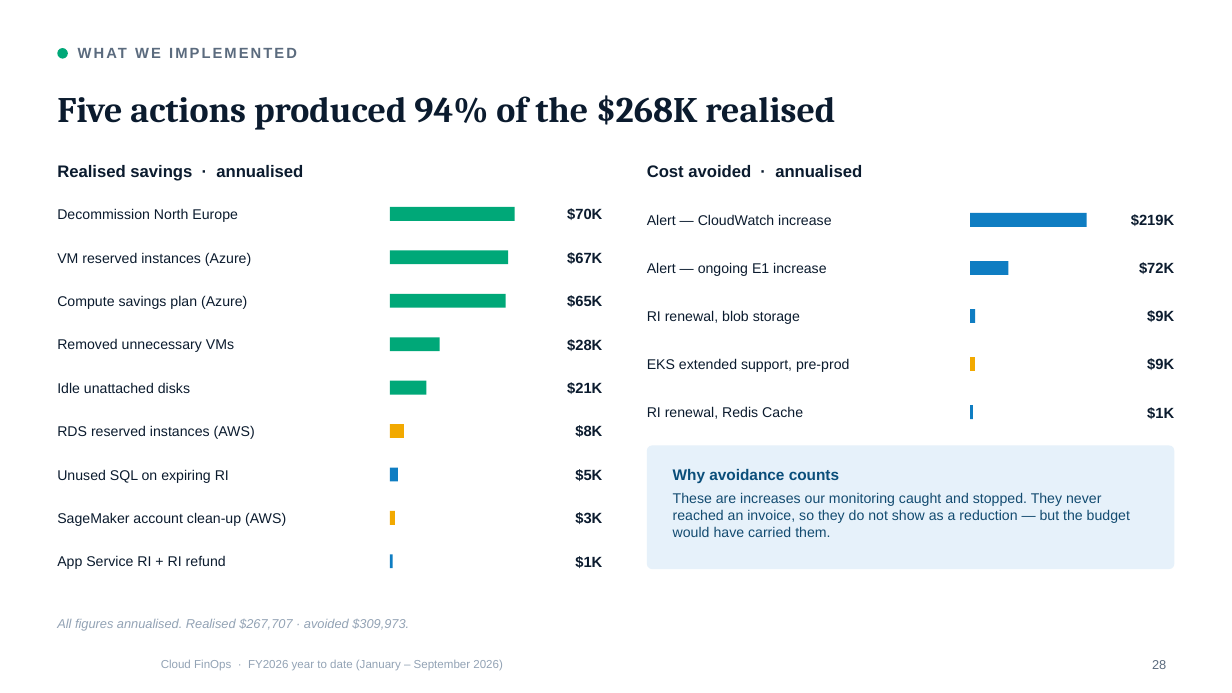
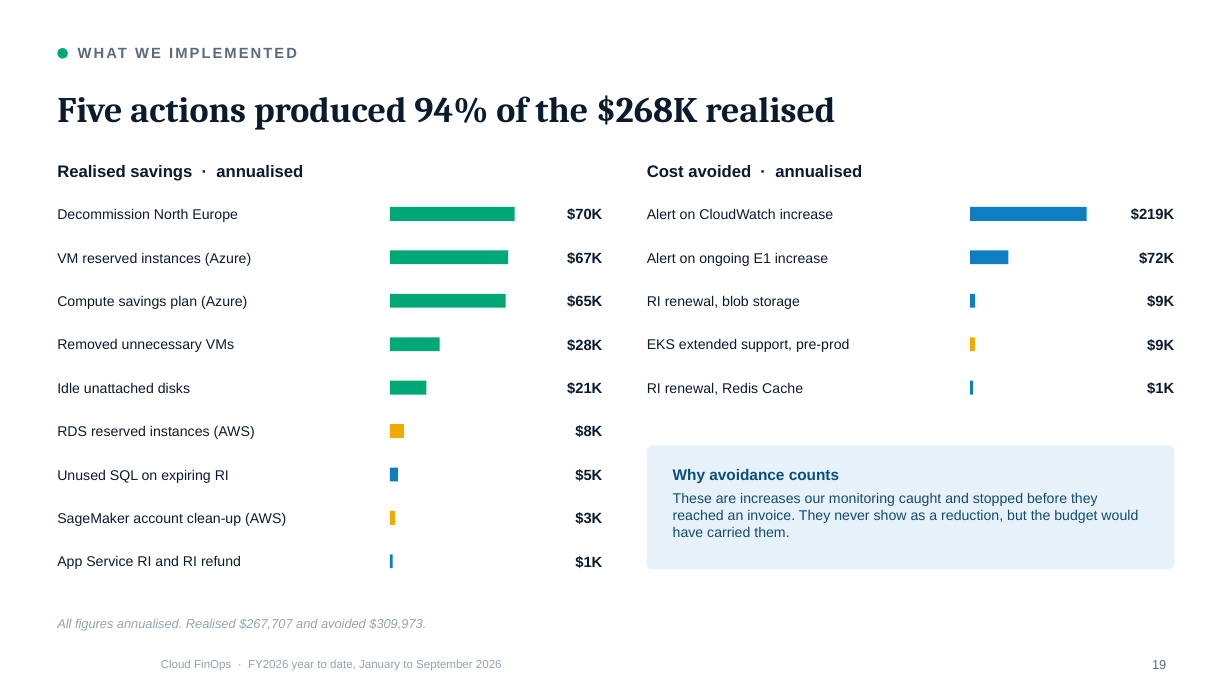
Before and after one commit to arielga5-code/Finops, a slide deck: slide 19 of presentations/Cloud_FinOps_Harel_FY2026_September.pptx (slide 28 before the commit). Drawn at 1232x693 pixels with LibreOffice and Linux fonts; fonts in the diff are those of the drawing; background and template pictures are left out. Boxes give left, top, right and bottom in pixels: in the first picture for what was removed or moved away, otherwise in the second. Text is boxed around its words. In the diff, an @@ line names an element or a change of style, - is before the commit and + after.

```diff
--- a/presentations/Cloud_FinOps_Harel_FY2026_September.pptx
+++ b/presentations/Cloud_FinOps_Harel_FY2026_September.pptx
@@ text at <box>647,208,833,219</box>: text changed @@
-Alert — CloudWatch increase
+Alert on CloudWatch increase
@@ rectangle: place and size @@
-rectangle at <box>970,213,1087,227</box>
+rectangle at <box>970,207,1087,221</box>
@@ text "$219K": place and size @@
-text "$219K" at <box>1131,214,1175,226</box>
+text "$219K" at <box>1131,208,1175,220</box>
@@ text "$72K": place and size @@
-text "$72K" at <box>1139,262,1174,274</box>
+text "$72K" at <box>1139,252,1174,264</box>
@@ text at <box>647,252,828,266</box>: text changed @@
-Alert — ongoing E1 increase
+Alert on ongoing E1 increase
@@ rectangle: place and size @@
-rectangle at <box>970,262,1008,275</box>
+rectangle at <box>970,250,1008,264</box>
@@ text "RI renewal, blob storage": place and size @@
-text "RI renewal, blob storage" at <box>647,310,800,324</box>
+text "RI renewal, blob storage" at <box>647,295,800,309</box>
@@ rectangle: place and size @@
-rectangle at <box>970,310,975,323</box>
+rectangle at <box>970,294,975,308</box>
@@ text "$9K": place and size @@
-text "$9K" at <box>1147,310,1174,322</box>
+text "$9K" at <box>1147,295,1174,307</box>
@@ text "EKS extended support, pre-prod": place and size @@
-text "EKS extended support, pre-prod" at <box>647,358,849,372</box>
+text "EKS extended support, pre-prod" at <box>647,338,849,352</box>
@@ text "$9K": place and size @@
-text "$9K" at <box>1147,358,1174,370</box>
+text "$9K" at <box>1147,339,1174,351</box>
@@ rectangle: place and size @@
-rectangle at <box>970,358,975,372</box>
+rectangle at <box>970,337,975,351</box>
@@ text "RI renewal, Redis Cache": place and size @@
-text "RI renewal, Redis Cache" at <box>647,406,803,419</box>
+text "RI renewal, Redis Cache" at <box>647,382,803,395</box>
@@ rectangle: place and size @@
-rectangle at <box>970,405,973,419</box>
+rectangle at <box>970,381,973,395</box>
@@ text "$1K": place and size @@
-text "$1K" at <box>1147,407,1174,419</box>
+text "$1K" at <box>1147,382,1174,394</box>
@@ text at <box>673,492,1138,537</box>: text changed @@
-These are increases our monitoring caught and stopped. They never reached an invoice, so they do not show as a reduction — but the budget would have carried them.
+These are increases our monitoring caught and stopped before they reached an invoice. They never show as a reduction, but the budget would have carried them.
@@ text at <box>57,555,241,569</box>: text changed @@
-App Service RI + RI refund
+App Service RI and RI refund
@@ text at <box>57,619,426,631</box>: text changed @@
-All figures annualised. Realised $267,707 · avoided $309,973.
+All figures annualised. Realised $267,707 and avoided $309,973.
@@ text at <box>161,660,502,671</box>: text changed @@
-Cloud FinOps · FY2026 year to date (January – September 2026)
+Cloud FinOps · FY2026 year to date, January to September 2026
@@ page number at <box>1152,660,1166,669</box>: text changed @@
-28
+19
```
Also in this commit, not shown: 38 other slides changed, 2 slides removed, 15 other files.
